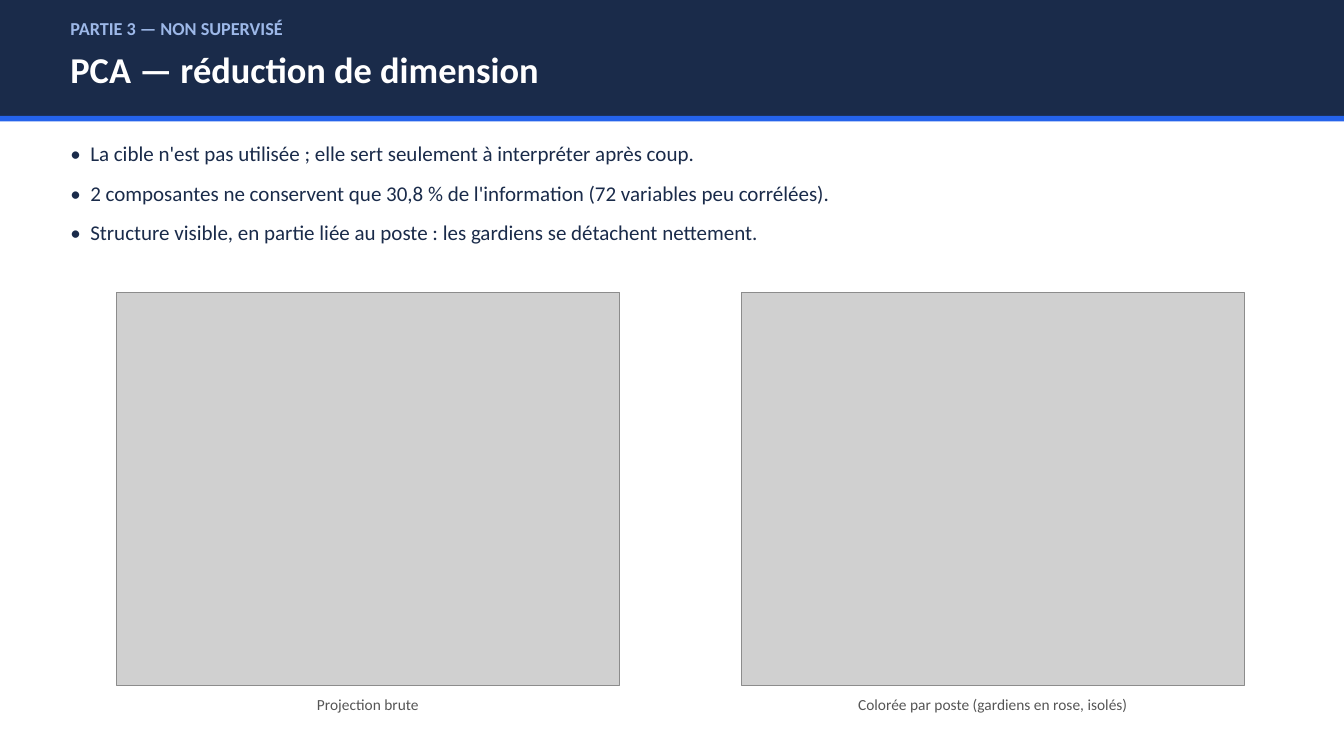
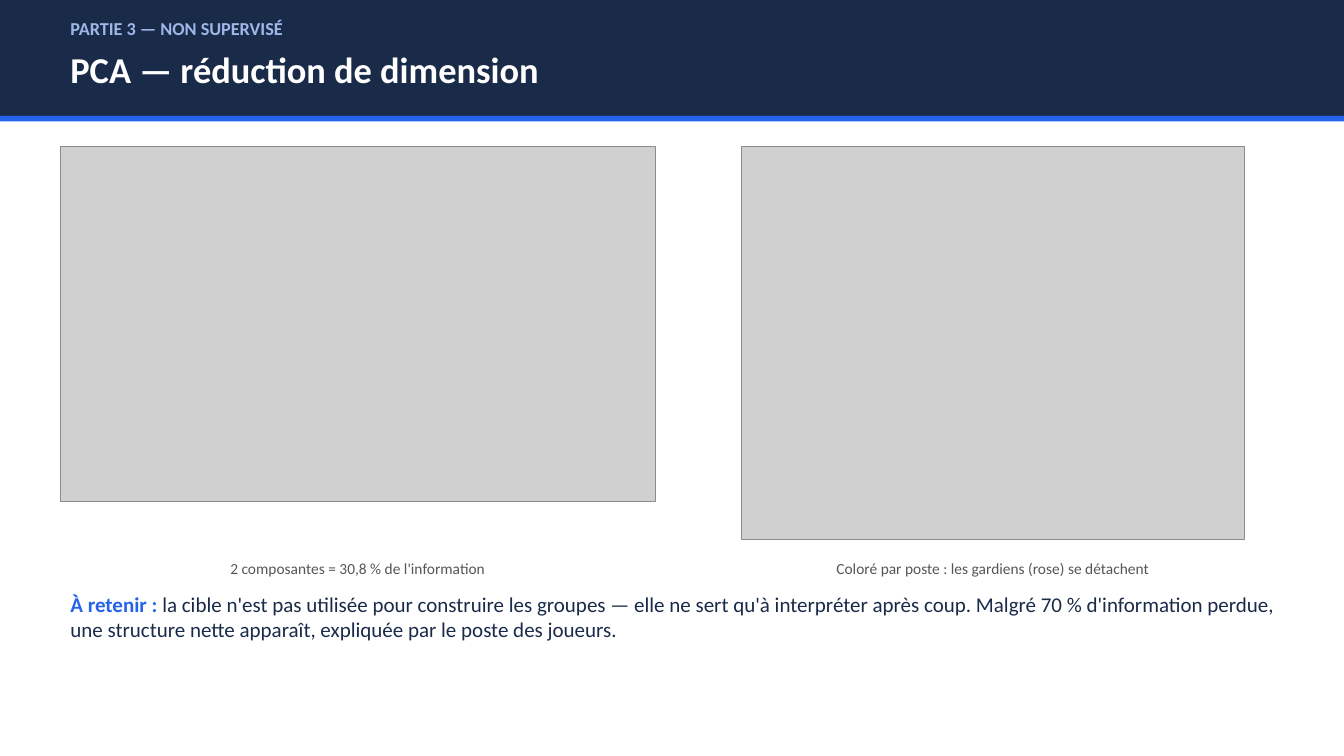
Before and after one commit to RobinsanKiritheepan/Cours_Python, a slide deck: slide 13 of Cours_IA/Machine_learning/Cartons_Jaunes_FIFA2026/Presentation_ML_FIFA.pptx (slide 9 before the commit). Drawn at 1344x756 pixels with LibreOffice and Linux fonts; fonts in the diff are those of the drawing; grey boxes stand for pictures. Boxes give left, top, right and bottom in pixels: in the first picture for what was removed or moved away, otherwise in the second. Text is boxed around its words. In the diff, an @@ line names an element or a change of style, - is before the commit and + after.

```diff
--- a/Cours_IA/Machine_learning/Cartons_Jaunes_FIFA2026/Presentation_ML_FIFA.pptx
+++ b/Cours_IA/Machine_learning/Cartons_Jaunes_FIFA2026/Presentation_ML_FIFA.pptx
@@ picture added at bbox=[60, 146, 655, 501] @@
@@ text removed at bbox=[90, 146, 829, 244] @@
-• La cible n'est pas utilisée ; elle sert seulement à interpréter après coup.
-• 2 composantes ne conservent que 30,8 % de l'information (72 variables peu corrélées).
-• Structure visible, en partie liée au poste : les gardiens se détachent nettement.
@@ picture: place and size @@
-picture at bbox=[742, 292, 1245, 686]
+picture at bbox=[742, 146, 1245, 539]
@@ picture removed at bbox=[116, 292, 619, 686] @@
@@ text added at bbox=[230, 563, 485, 577], 11 pt, text #555555 @@
+2 composantes = 30,8 % de l'information
@@ text added at bbox=[836, 563, 1149, 577], 11 pt, text #555555 @@
+Coloré par poste : les gardiens (rose) se détachent
@@ text at bbox=[70, 595, 1273, 641]: text changed; size 11 to 15 pt; text colour #555555 to #1A2B4A @@
-Colorée par poste (gardiens en rose, isolés)
+À retenir : la cible n'est pas utilisée pour construire les groupes — elle ne sert qu'à interpréter après coup. Malgré 70 % d'information perdue, une structure nette apparaît, expliquée par le poste des joueurs.
@@ text removed at bbox=[317, 699, 418, 713] @@
-Projection brute
```
Also in this commit, not shown: 7 other slides changed, 6 slides added, 2 slides removed, 6 other files.
